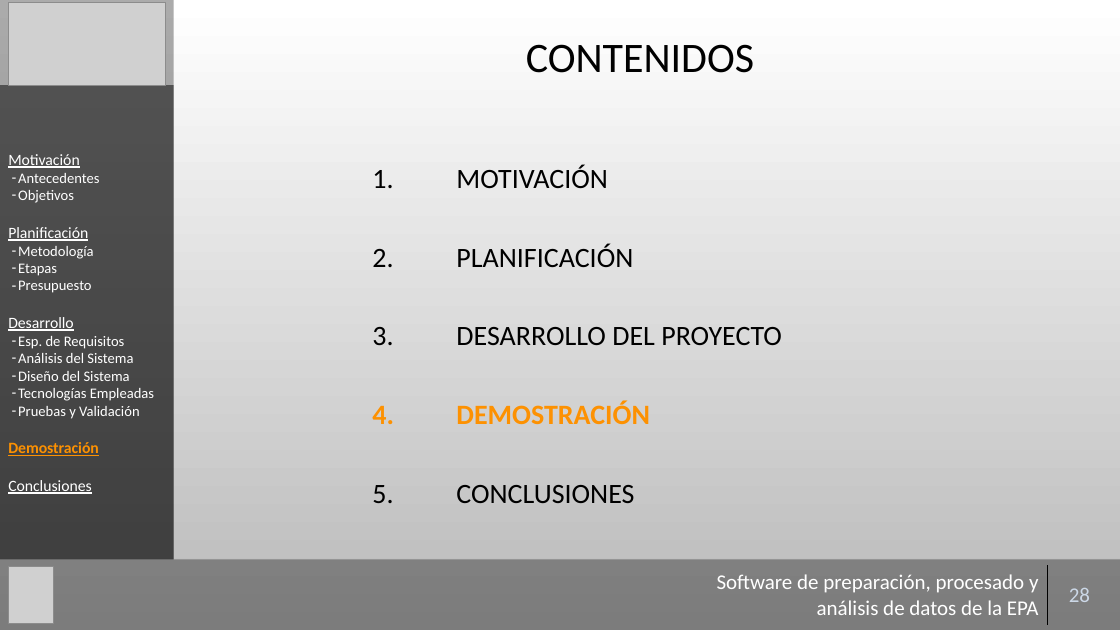
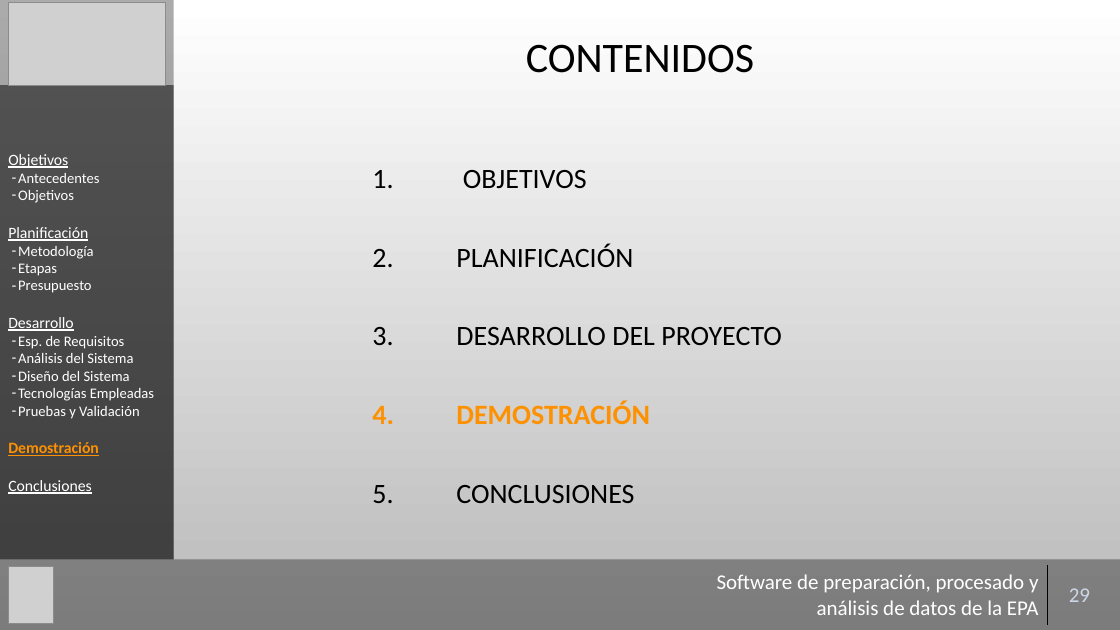
Before and after one commit to Gaulent/epa_explorer, a slide deck: slide 29 of mem/presentacion.pptx (slide 28 before the commit). Drawn at 1120x630 pixels with LibreOffice and Linux fonts; fonts in the diff are those of the drawing; grey boxes stand for pictures; background and template pictures are left out. Boxes give left, top, right and bottom in pixels: in the first picture for what was removed or moved away, otherwise in the second. Text is boxed around its words. In the diff, an @@ line names an element or a change of style, - is before the commit and + after.

```diff
--- a/mem/presentacion.pptx
+++ b/mem/presentacion.pptx
@@ text in rectangle at box(8, 154, 68, 168): text changed @@
-Motivación
+Objetivos
@@ text at box(372, 170, 587, 188): text changed @@
-1. MOTIVACIÓN
+1. OBJETIVOS
@@ table at box(705, 565, 1112, 624) @@
-row 1, column 2: 28
+row 1, column 2: 29
```
Also in this commit, not shown: 40 other slides changed, 1 slide added.
